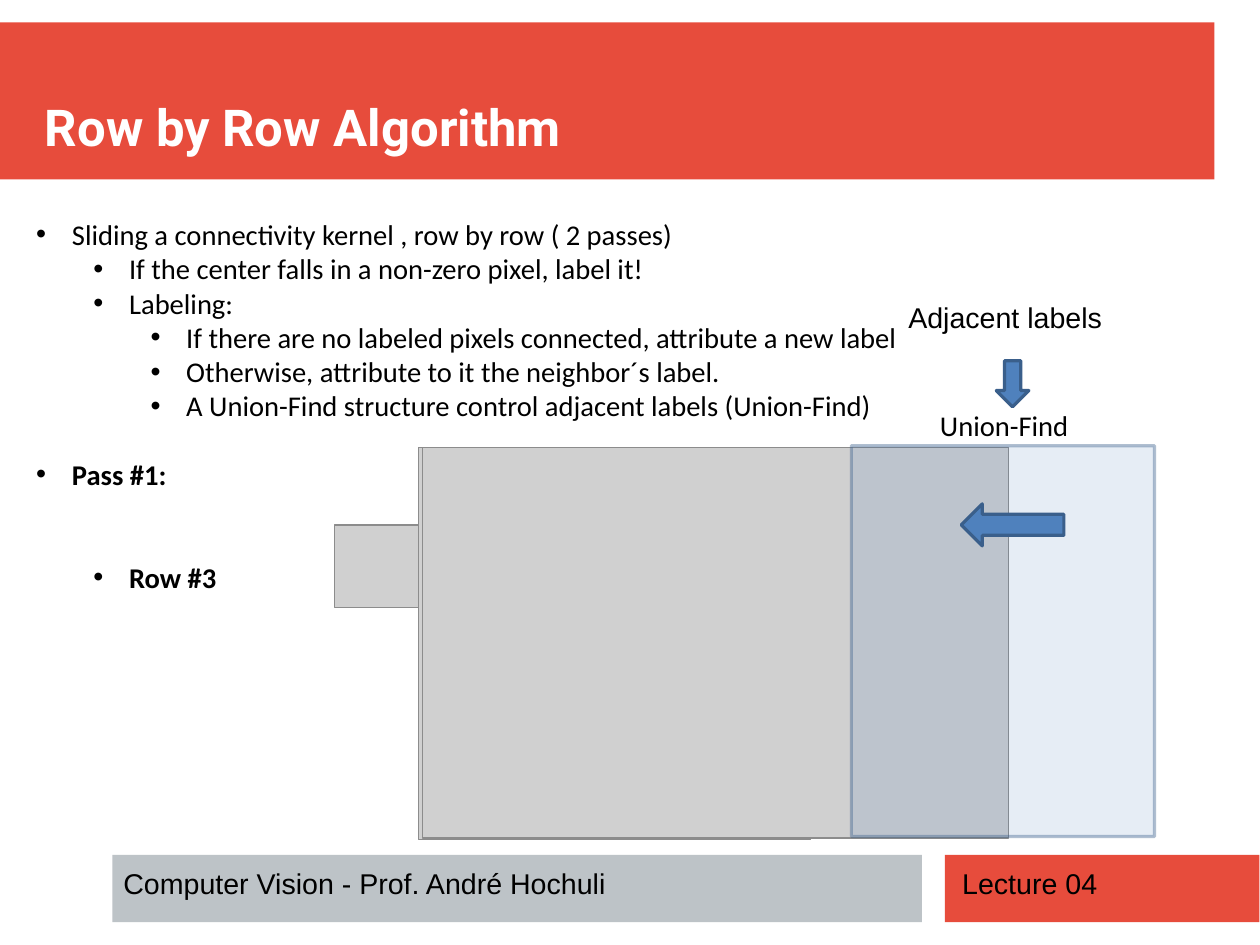
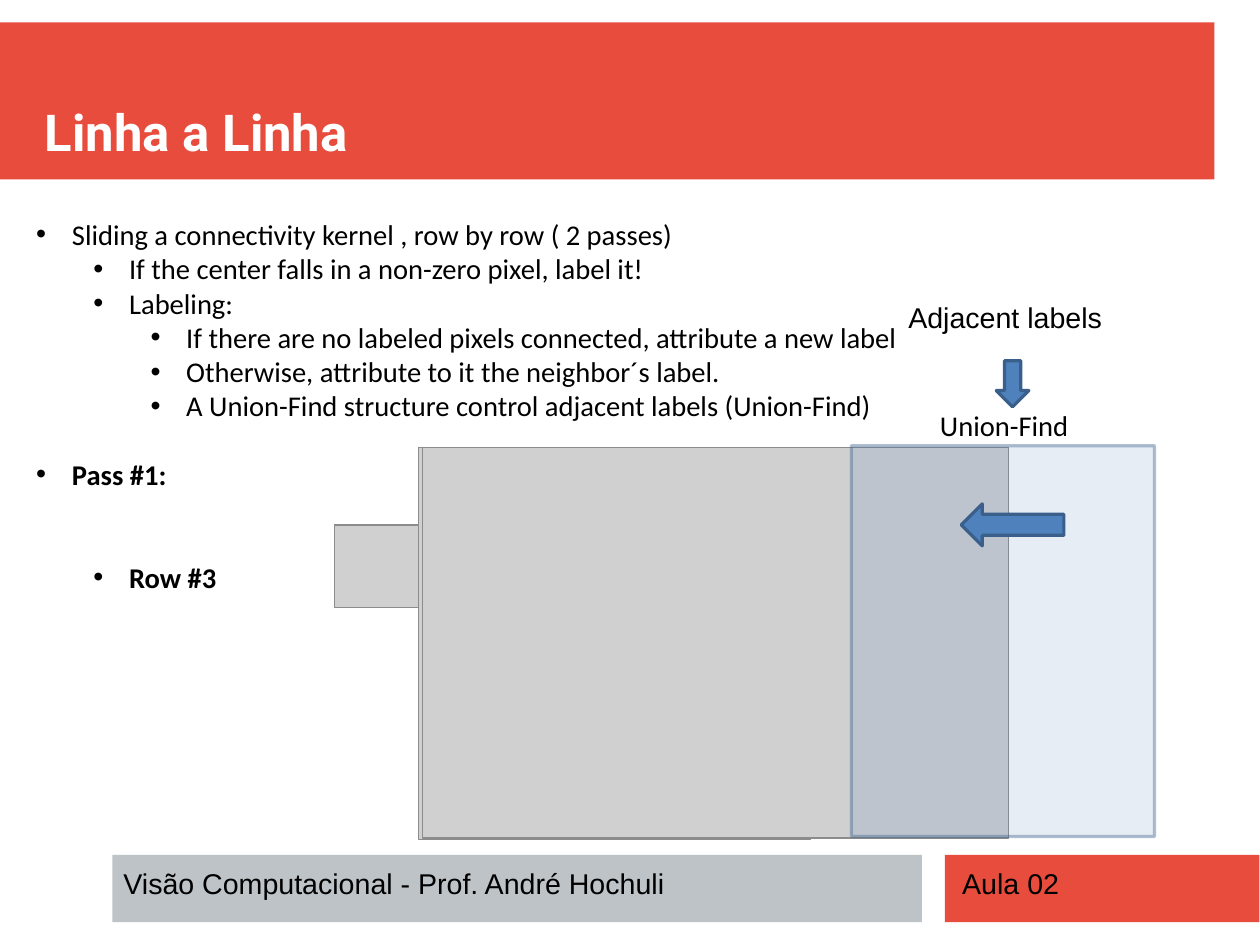
Before and after one commit to andrehochuli/teaching, a slide deck: slide 20 of Visão Computacional/Aula 02 - Filtros e Extração de Características/Aula 02 - Filtros e Extração de Características.pptx (slide 18 before the commit). Drawn at 1260x945 pixels with LibreOffice and Linux fonts; fonts in the diff are those of the drawing; grey boxes stand for pictures. Boxes give left, top, right and bottom in pixels: in the first picture for what was removed or moved away, otherwise in the second. Text is boxed around its words. In the diff, an @@ line names an element or a change of style, - is before the commit and + after.

Commit message:
Update Aula 02

```diff
--- a/Visão Computacional/Aula 02 - Filtros e Extração de Características/Aula 02 - Filtros e Extração de Características.pptx
+++ b/Visão Computacional/Aula 02 - Filtros e Extração de Características/Aula 02 - Filtros e Extração de Características.pptx
@@ text at bbox=[45, 113, 348, 152]: text changed @@
-Row by Row Algorithm
+Linha a Linha
@@ text at bbox=[123, 873, 664, 900]: text changed @@
-Computer Vision - Prof. André Hochuli
+Visão Computacional - Prof. André Hochuli
@@ text at bbox=[962, 873, 1059, 895]: text changed @@
-Lecture 04
+Aula 02
```
Also in this commit, not shown: 33 other slides changed, 4 slides added, 1 slide removed, 2 other files.
